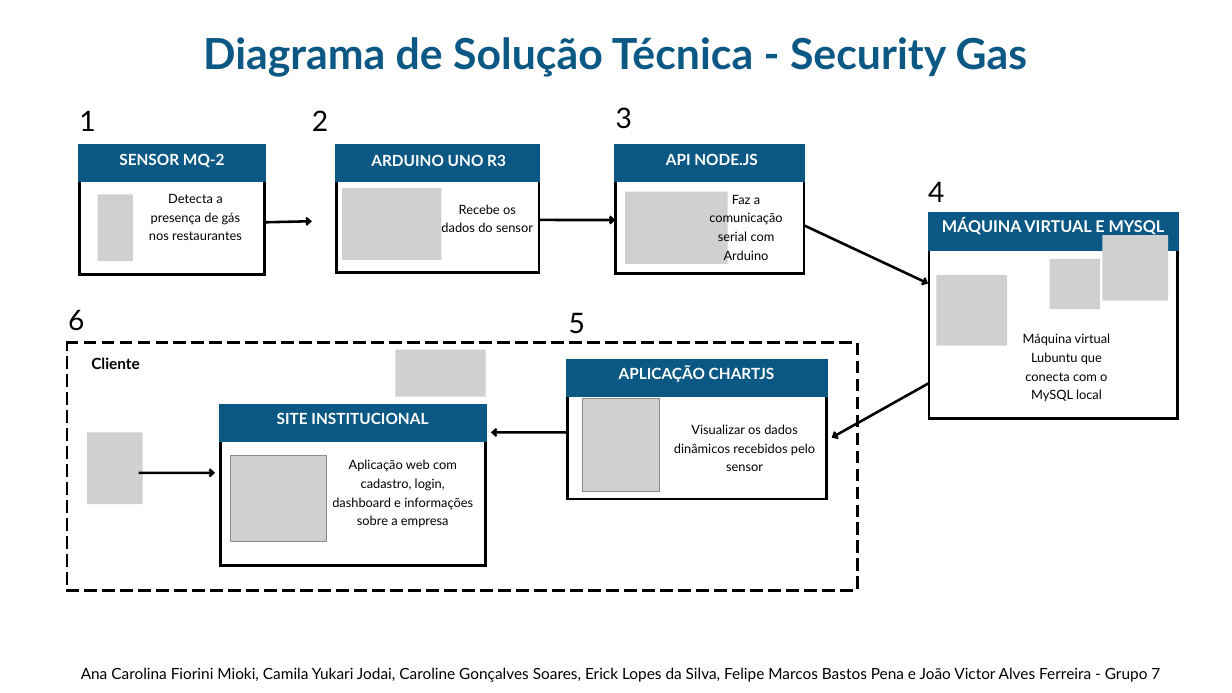
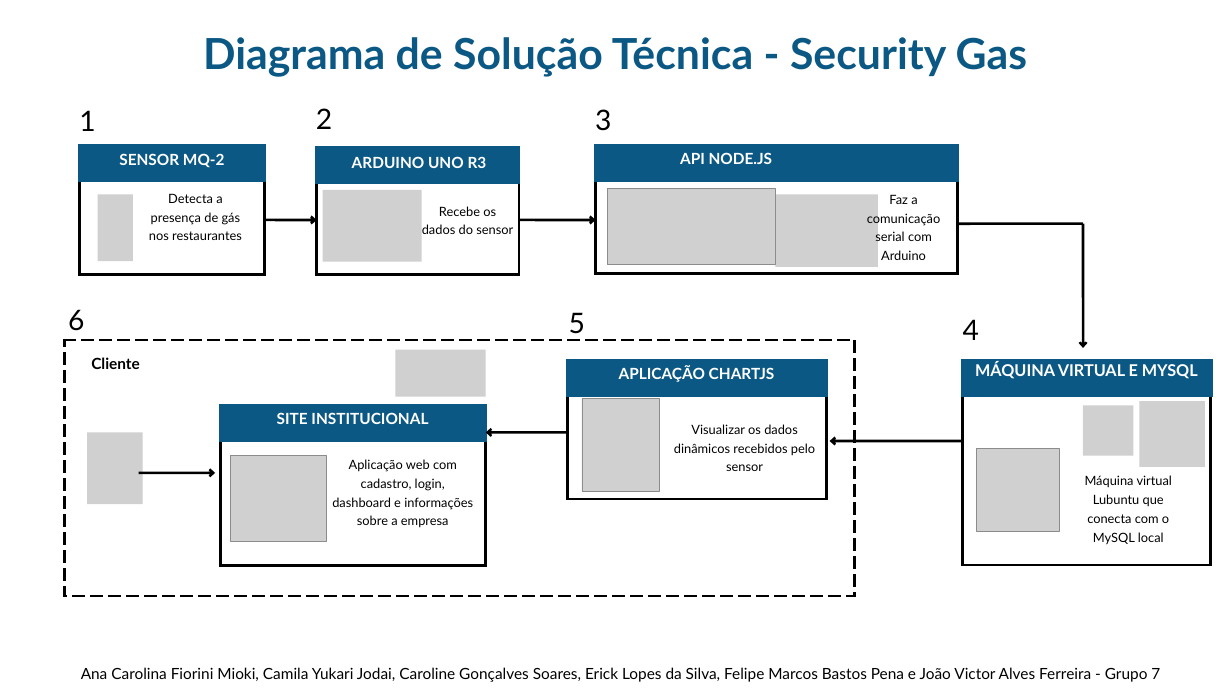
Before and after one commit to adevcaroline/Security-Gas, a slide deck: slide 1 of Documentação/T.I/projetoSecurityGas-7.ppt. Drawn at 1232x693 pixels with LibreOffice and Linux fonts; fonts in the diff are those of the drawing; grey boxes stand for pictures. Boxes give left, top, right and bottom in pixels: in the first picture for what was removed or moved away, otherwise in the second. Text is boxed around its words. In the diff, an @@ line names an element or a change of style, - is before the commit and + after.

```diff
--- a/Documentação/T.I/projetoSecurityGas-7.ppt
+++ b/Documentação/T.I/projetoSecurityGas-7.ppt
@@ text "2": place and size @@
-text "2" at bbox=[312, 110, 328, 131]
+text "2" at bbox=[316, 108, 332, 129]
@@ 3 texts, 2 freeform shapes, 1 picture, 1 arrow: place and size @@
-3 texts, 2 freeform shapes, 1 picture, 1 arrow at bbox=[336, 107, 632, 273]
+3 texts, 2 freeform shapes, 1 picture, 1 arrow at bbox=[317, 109, 611, 275]
@@ freeform shape: place and size @@
-freeform shape at bbox=[615, 147, 804, 274]
+freeform shape at bbox=[596, 147, 957, 274]
@@ freeform shape: place and size @@
-freeform shape at bbox=[615, 145, 804, 181]
+freeform shape at bbox=[596, 145, 957, 181]
@@ text "API NODE.JS": place and size @@
-text "API NODE.JS" at bbox=[666, 153, 758, 165]
+text "API NODE.JS" at bbox=[680, 152, 773, 164]
@@ picture: place and size @@
-picture at bbox=[625, 192, 727, 264]
+picture at bbox=[607, 188, 776, 265]
@@ picture: place and size @@
-picture at bbox=[936, 275, 1007, 346]
+picture at bbox=[776, 195, 878, 267]
@@ text "Faz a comunicação serial com ...": place and size @@
-text "Faz a comunicação serial com ..." at bbox=[709, 194, 782, 262]
+text "Faz a comunicação serial com ..." at bbox=[867, 194, 940, 260]
@@ arrow moved from (264, 222) - (312, 221) to (265, 220) - (317, 220) @@
@@ arrow moved from (804, 225) - (928, 283) to (1083, 224) - (957, 224) @@
@@ arrow (1083, 224) - (957, 224): arrow to line @@
@@ arrow added from (1083, 224) to (1083, 348), #000000 3 pt @@
@@ text "4": place and size @@
-text "4" at bbox=[928, 181, 944, 202]
+text "4" at bbox=[963, 319, 979, 340]
@@ freeform shape: place and size @@
-freeform shape at bbox=[67, 342, 857, 590]
+freeform shape at bbox=[65, 340, 855, 596]
@@ 2 freeform shapes, 1 picture, 1 text: place and size @@
-2 freeform shapes, 1 picture, 1 text at bbox=[929, 213, 1178, 419]
+2 freeform shapes, 1 picture, 1 text at bbox=[962, 360, 1211, 565]
@@ picture: place and size @@
-picture at bbox=[1103, 235, 1169, 301]
+picture at bbox=[1139, 401, 1205, 467]
@@ arrow moved from (567, 432) - (491, 432) to (567, 432) - (486, 432) @@
@@ arrow moved from (929, 383) - (832, 438) to (962, 441) - (830, 441) @@
@@ picture added at bbox=[976, 448, 1060, 532] @@
@@ text "Máquina virtual Lubuntu que conecta ...": place and size @@
-text "Máquina virtual Lubuntu que conecta ..." at bbox=[1023, 333, 1111, 401]
+text "Máquina virtual Lubuntu que conecta ..." at bbox=[1085, 475, 1173, 545]
```
Also in this commit, not shown: 8 other files.
